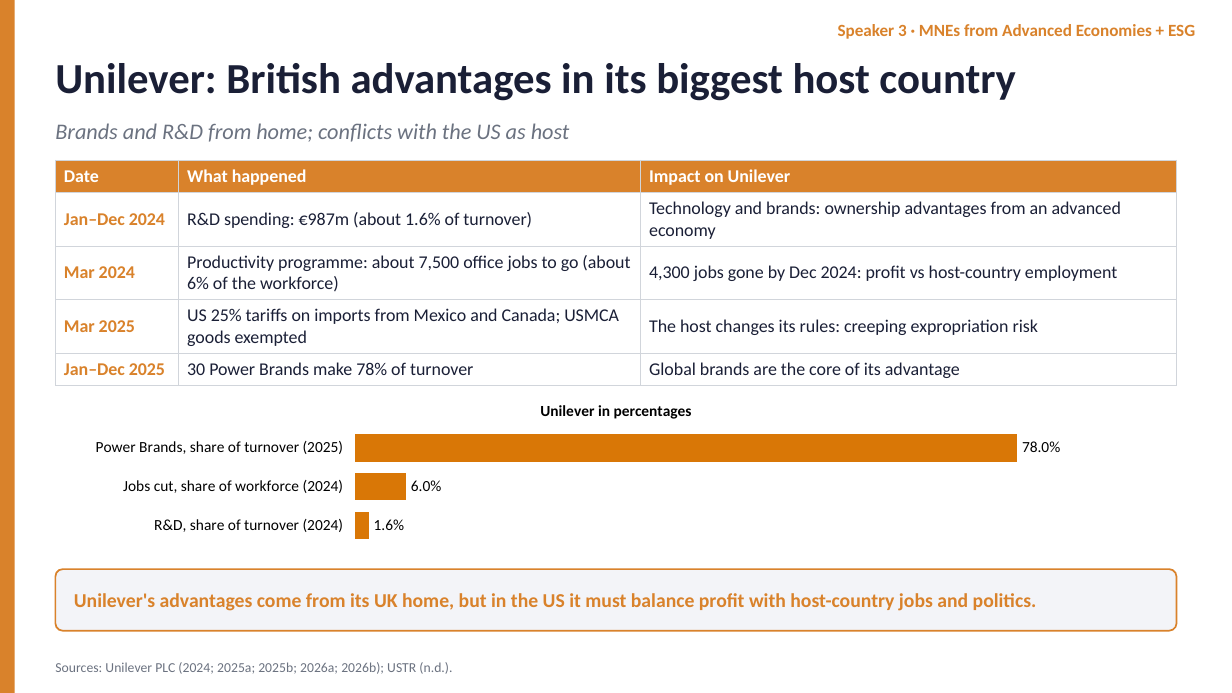
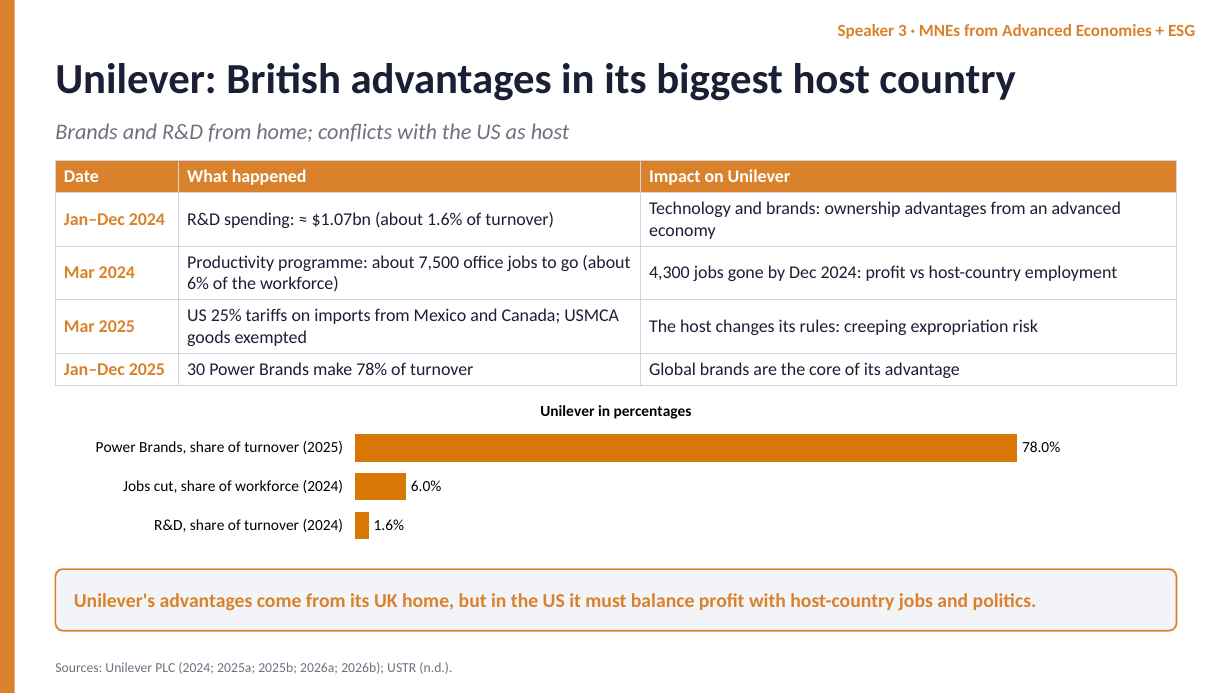
Before and after one commit to dollar3651314/mymba, a slide deck: slide 10 of content/busi1763/files/Unilever_Group_EN.pptx. Drawn at 1232x693 pixels with LibreOffice and Linux fonts; fonts in the diff are those of the drawing. Boxes give left, top, right and bottom in pixels: in the first picture for what was removed or moved away, otherwise in the second. Text is boxed around its words. In the diff, an @@ line names an element or a change of style, - is before the commit and + after.

```diff
--- a/content/busi1763/files/Unilever_Group_EN.pptx
+++ b/content/busi1763/files/Unilever_Group_EN.pptx
@@ table at (x1=55, y1=160, x2=1177, y2=382) @@
-row 2, column 2: R&D spending: €987m (about 1.6% of turnover)
+row 2, column 2: R&D spending: ≈ $1.07bn (about 1.6% of turnover)
```
Also in this commit, not shown: 7 other slides changed, 4 other files.
